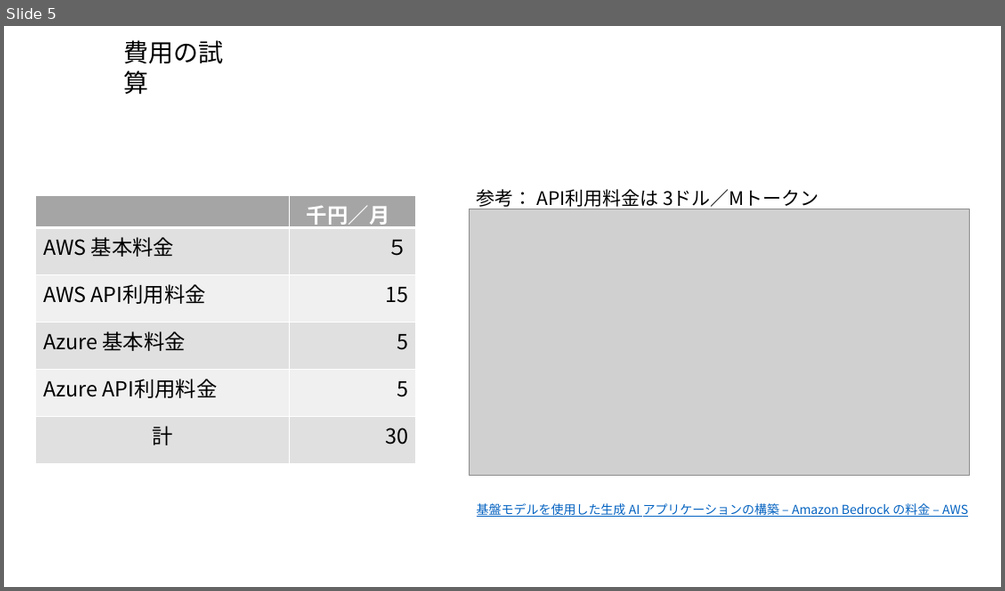
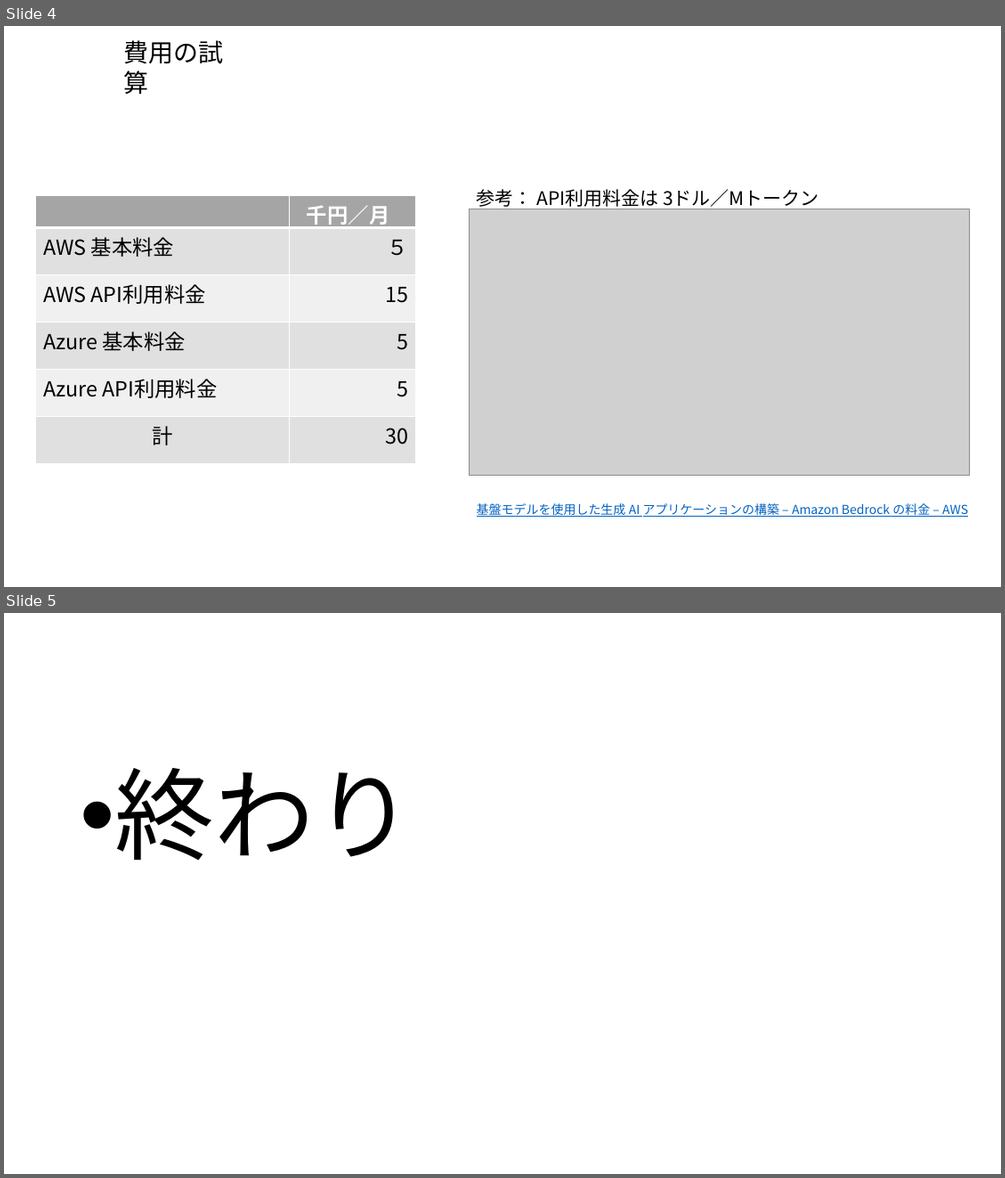
Before and after one commit to kiri0408/tyaga, a slide deck: aws_memo.pptx. Shown one above the other, each under a label of ours: slide 5 before the commit, slides 4 and 5 after it. The pictures are 1005x591 and 1005x1178 pixels, drawn with LibreOffice and Linux fonts; fonts in the diff are those of the drawing; grey boxes stand for pictures. Boxes give left, top, right and bottom in pixels: in the first picture for what was removed or moved away, otherwise in the second. Text is boxed around its words. In the diff, an @@ line names an element or a change of style, - is before the commit and + after.

```diff
--- a/aws_memo.pptx
+++ b/aws_memo.pptx
@@ slide 5 added at (x1=4, y1=613, x2=1001, y2=1174), background #FFFFFF @@
@@ text added at (x1=115, y1=768, x2=414, y2=860), 96 pt, text #000000 @@
+• 終わり
@@ what was slide 5 is now slide 4 @@
```
Also in this commit, not shown: 3 slides changed, 2 other slides added, 1 slide removed.
